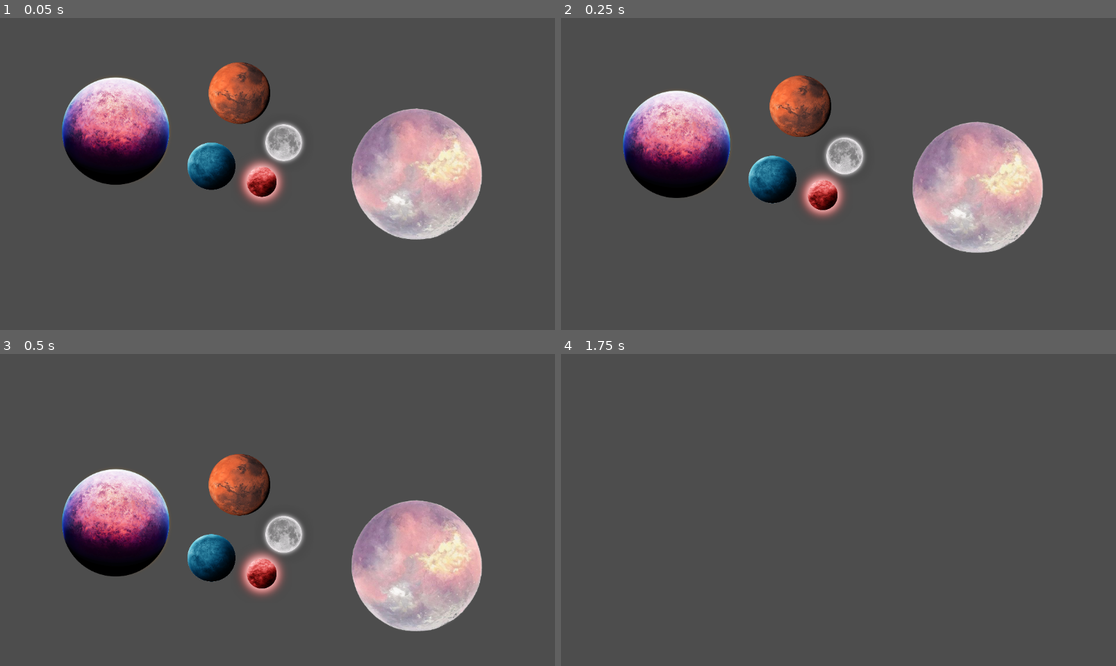
Above: before the commit, frames 1-4 (two rows, left to right).
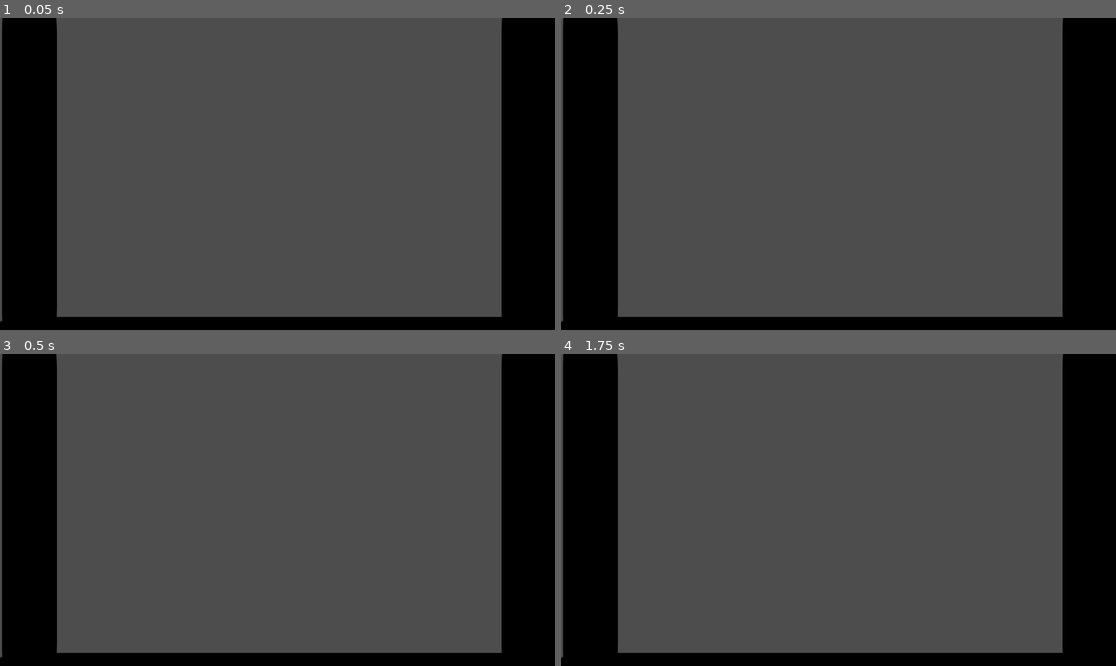
Above: after the commit, the same moments.

Repository: 6thAce/marbel-merger
Game: Godot game, scene res://main.tscn
Two runs of this game, one before a commit and one after it. Both use one fixed random seed, a clock stepped at 60 frames per second and the inputs below. The engine's default icon, where the game draws it, is replaced by a stand-in: a white triangle on a blue panel in a dark square.
Inputs:
- Up to frame 1 (0.05 s): no input
- Up to frame 2 (0.25 s): no input
- Up to frame 3 (0.5 s): no input
- Up to frame 4 (1.75 s): no input

The runs differ from the first frame. In frame 1, 40% of the frame differs, in the area x 0-100%, y 0-100%; in frame 2, 40%; in frame 3, 40%; in frame 4, 23%.

Commit message:
background set in the main

Diff:
--- a/backgroung.tscn
+++ b/backgroung.tscn
@@ -1,3 +1,22 @@
-[gd_scene format=3 uid="uid://bmi4l8isf2vaf"]
+[gd_scene load_steps=2 format=3 uid="uid://bmi4l8isf2vaf"]
+
+[ext_resource type="PackedScene" uid="uid://c22kvelkc747v" path="res://block.tscn" id="1_htxqa"]
 
 [node name="backgroung" type="Node2D"]
+
+[node name="block" parent="." instance=ExtResource("1_htxqa")]
+position = Vector2(60, 346)
+rotation = -1.5707964
+
+[node name="block2" parent="." instance=ExtResource("1_htxqa")]
+position = Vector2(373, 706)
+
+[node name="block3" parent="." instance=ExtResource("1_htxqa")]
+position = Vector2(1097, 346)
+rotation = -1.5707964
+
+[node name="block4" parent="." instance=ExtResource("1_htxqa")]
+position = Vector2(782, 706)
+
+[node name="CollisionPolygon2D" type="CollisionPolygon2D" parent="."]
+polygon = PackedVector2Array(-1, 755, 1147, 755, 1145, -42, 1041, -40, 1040, 648, 112, 646, 112, -40, -1, -38)
--- /dev/null
+++ b/block.tscn
@@ -0,0 +1,10 @@
+[gd_scene load_steps=2 format=3 uid="uid://c22kvelkc747v"]
+
+[ext_resource type="Texture2D" uid="uid://b6txwot4oaeek" path="res://icon.svg" id="1_im0tn"]
+
+[node name="block" type="StaticBody2D"]
+
+[node name="Sprite2D" type="Sprite2D" parent="."]
+modulate = Color(0, 0, 0, 1)
+scale = Vector2(5.921875, 0.890625)
+texture = ExtResource("1_im0tn")
--- a/main.tscn
+++ b/main.tscn
@@ -1,29 +1,9 @@
-[gd_scene load_steps=7 format=3 uid="uid://cc6lrqdv51sht"]
+[gd_scene load_steps=2 format=3 uid="uid://cc6lrqdv51sht"]
 
-[ext_resource type="PackedScene" uid="uid://dlypir5dynwuy" path="res://ball.tscn" id="1_ig7tw"]
-[ext_resource type="PackedScene" uid="uid://da3f7w6w23chk" path="res://ball3.tscn" id="2_0xm2m"]
-[ext_resource type="PackedScene" uid="uid://dmh855alp8erh" path="res://ball2.tscn" id="3_h2yge"]
-[ext_resource type="PackedScene" uid="uid://dn0bkncduyfsg" path="res://ball1.tscn" id="4_1bvp3"]
-[ext_resource type="PackedScene" uid="uid://dem7sn5vpcpx0" path="res://ball0.tscn" id="5_lquwl"]
-[ext_resource type="PackedScene" uid="uid://b6gpitykrcbhg" path="res://ball4.tscn" id="6_7mycd"]
+[ext_resource type="PackedScene" uid="uid://bmi4l8isf2vaf" path="res://backgroung.tscn" id="1_ig7tw"]
 
 [node name="Main" type="Node2D"]
 position = Vector2(-32, -28)
 
-[node name="ball" parent="." instance=ExtResource("1_ig7tw")]
-position = Vector2(471, 335)
-
-[node name="ball2" parent="." instance=ExtResource("2_0xm2m")]
-position = Vector2(272, 262)
-
-[node name="ball3" parent="." instance=ExtResource("3_h2yge")]
-position = Vector2(529, 183)
-
-[node name="ball4" parent="." instance=ExtResource("4_1bvp3")]
-position = Vector2(621, 286)
-
-[node name="ball5" parent="." instance=ExtResource("5_lquwl")]
-position = Vector2(575, 367)
-
-[node name="ball6" parent="." instance=ExtResource("6_7mycd")]
-position = Vector2(894, 354)
+[node name="backgroung" parent="." instance=ExtResource("1_ig7tw")]
+position = Vector2(33, 0)
